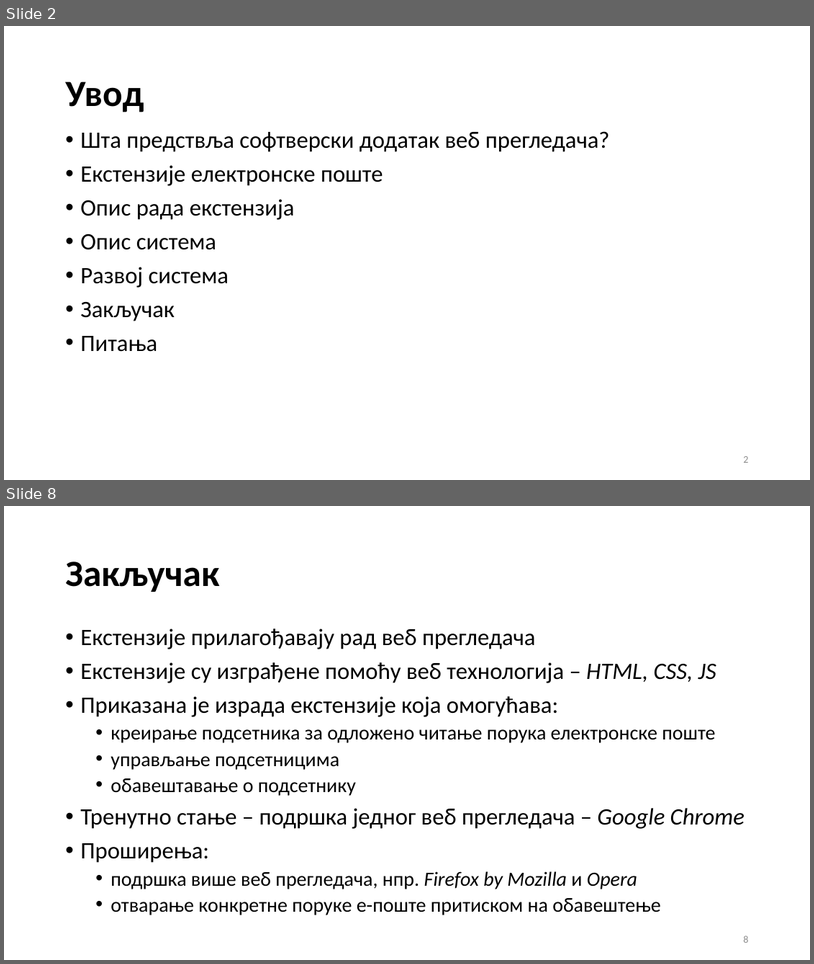
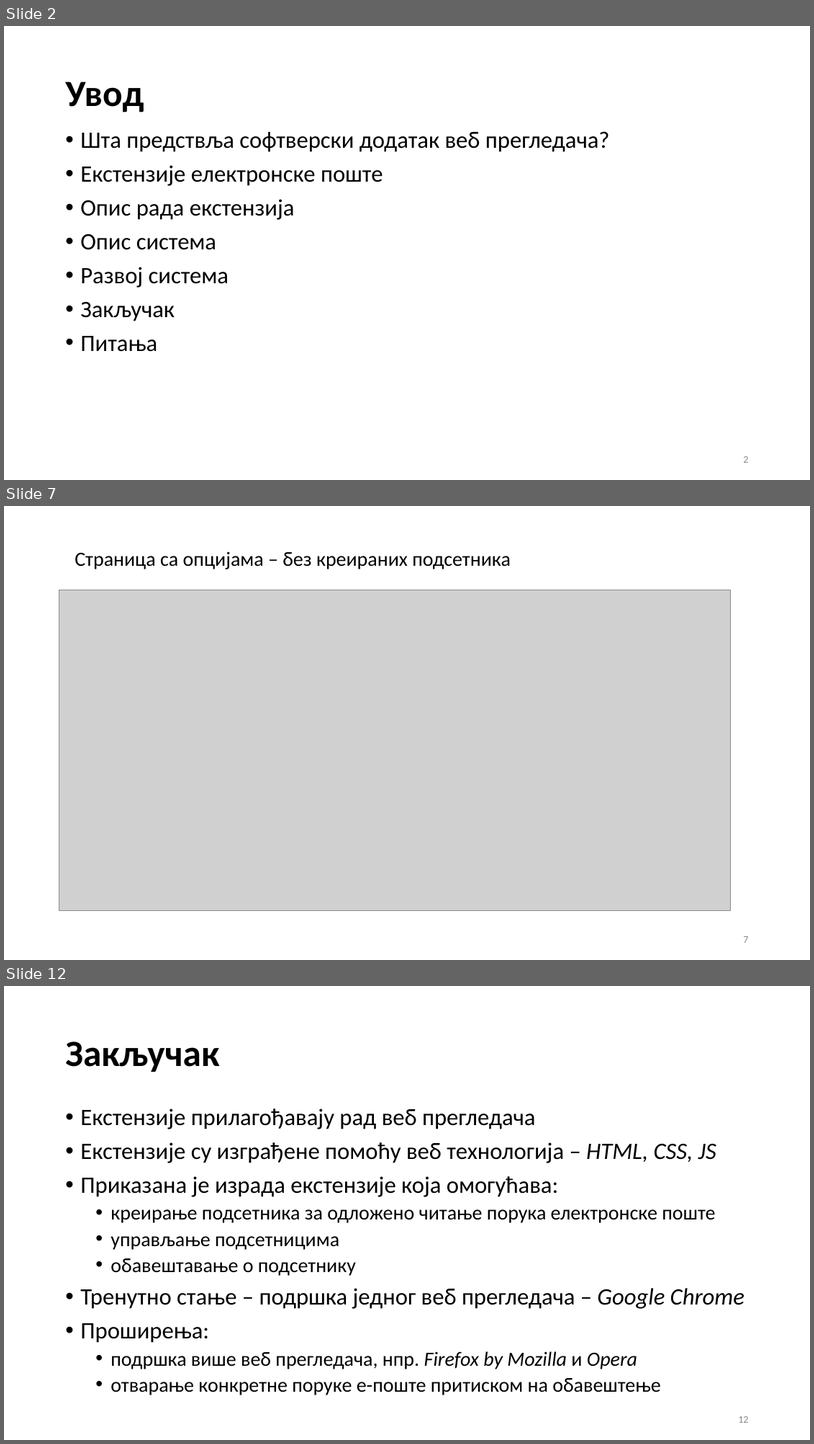
Before and after one commit to alebogi/remind_me_later_extension, a slide deck: Aleksandra Bogicevic 170390.pptx. Shown one above the other, each under a label of ours: slides 2 and 8 before the commit, slides 2, 7 and 12 after it; the slides between them are not shown. The pictures are 814x964 and 814x1444 pixels, drawn with LibreOffice and Linux fonts; fonts in the diff are those of the drawing; grey boxes stand for pictures. Boxes give left, top, right and bottom in pixels: in the first picture for what was removed or moved away, otherwise in the second. Text is boxed around its words. In the diff, an @@ line names an element or a change of style, - is before the commit and + after.

```diff
--- a/Aleksandra Bogicevic 170390.pptx
+++ b/Aleksandra Bogicevic 170390.pptx
@@ slide 7 added at (4, 506, 810, 960), background #FFFFFF @@
@@ text added at (75, 551, 511, 569), 24 pt, text #000000 @@
+Страница са опцијама – без креираних подсетника
@@ picture added at (59, 590, 731, 910) @@
@@ page number added at (743, 936, 748, 942), 12 pt, text #8C8C8C @@
+7
@@ what was slide 8 is now slide 12 @@
@@ page number at (738, 1416, 748, 1422): text changed @@
-8
+12
```
Also in this commit, not shown: 6 slides changed, 3 other slides added, 1 other file.
